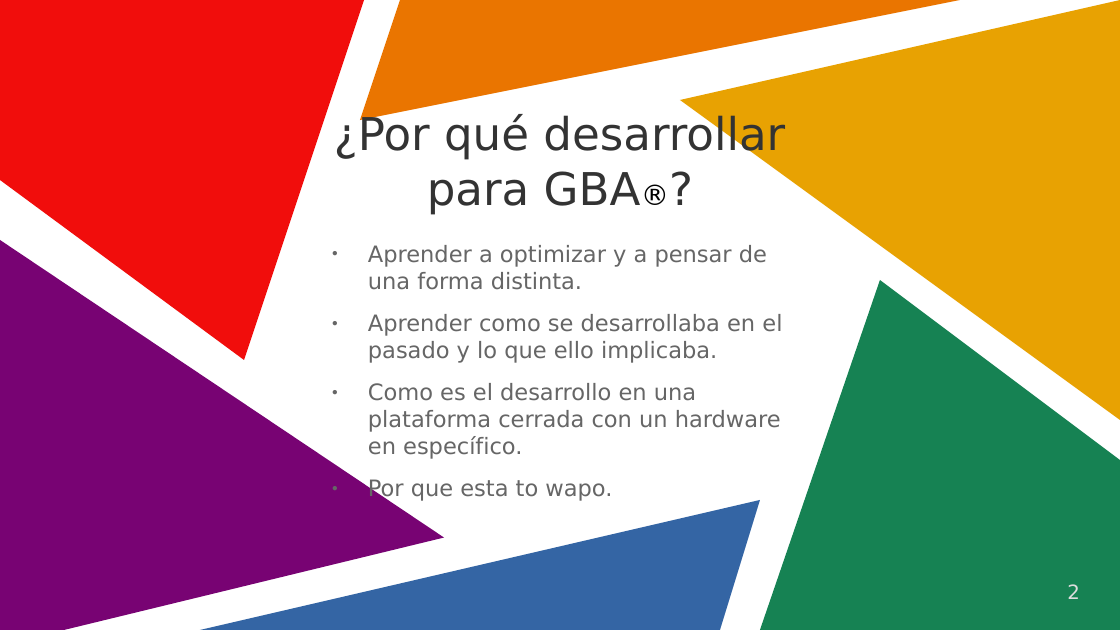
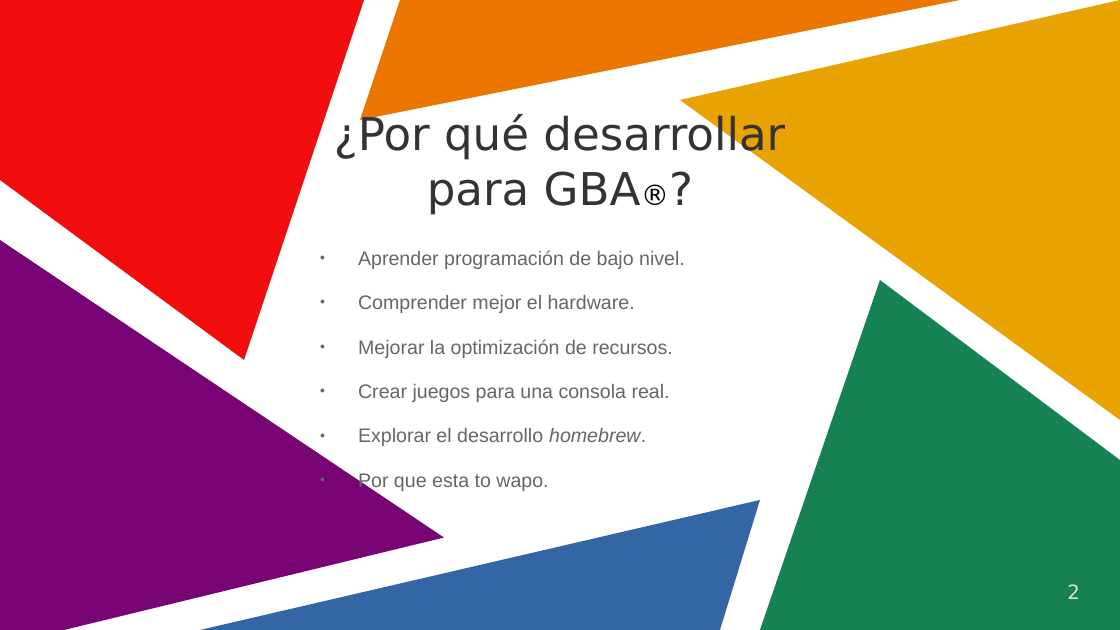
Before and after one commit to chrmargra/gba-development, a slide deck: slide 2 of Guides/Presentation.odp. Drawn at 1120x630 pixels with LibreOffice and Linux fonts; fonts in the diff are those of the drawing. Boxes give left, top, right and bottom in pixels: in the first picture for what was removed or moved away, otherwise in the second. Text is boxed around its words. In the diff, an @@ line names an element or a change of style, - is before the commit and + after.

Commit message:
Update presentation slides

```diff
--- a/Guides/Presentation.odp
+++ b/Guides/Presentation.odp
@@ text at <box>358,250,685,446</box>: text changed; size 16 to 13.9 pt; font DejaVu Sans to Arial @@
-● Aprender a optimizar y a pensar de una forma distinta.
-● Aprender como se desarrollaba en el pasado y lo que ello implicaba.
-● Como es el desarrollo en una plataforma cerrada con un hardware en específico.
+● Aprender programación de bajo nivel.
+● Comprender mejor el hardware.
+● Mejorar la optimización de recursos.
+● Crear juegos para una consola real.
+● Explorar el desarrollo homebrew.
@@ text at <box>358,473,548,491</box>: size 16 to 13.9 pt, font DejaVu Sans to Arial in "Por que esta to wapo."; indent changed; line spacing 1 to 1.25 @@
```
